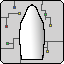
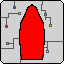
Layers edited between the first and the second (64, 64) image:
painted on "Layer 2" over [20, 6, 44, 59]
